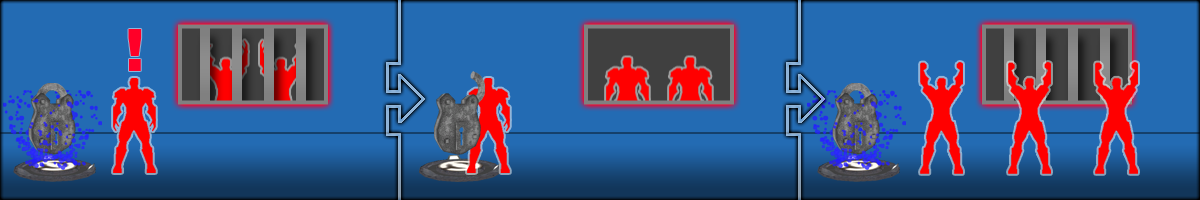
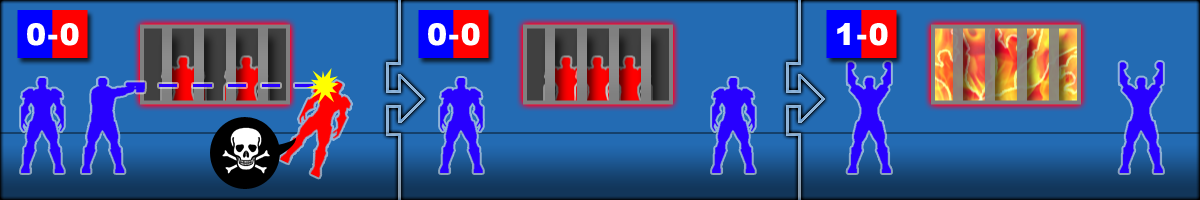
Layered file, before and after one edit (1200 × 200). Changes by layer:
hid group "#3 - Release" (16 layers) over [3, 24, 1138, 182]
showed group "#2 - Capture" (23 layers) over [17, 10, 1163, 189]
renamed "0 0" to "0-0", painted on it over [27, 23, 79, 46]
painted on "0 0" over [449, 24, 480, 43]
painted on "1 0" over [857, 24, 888, 43]
